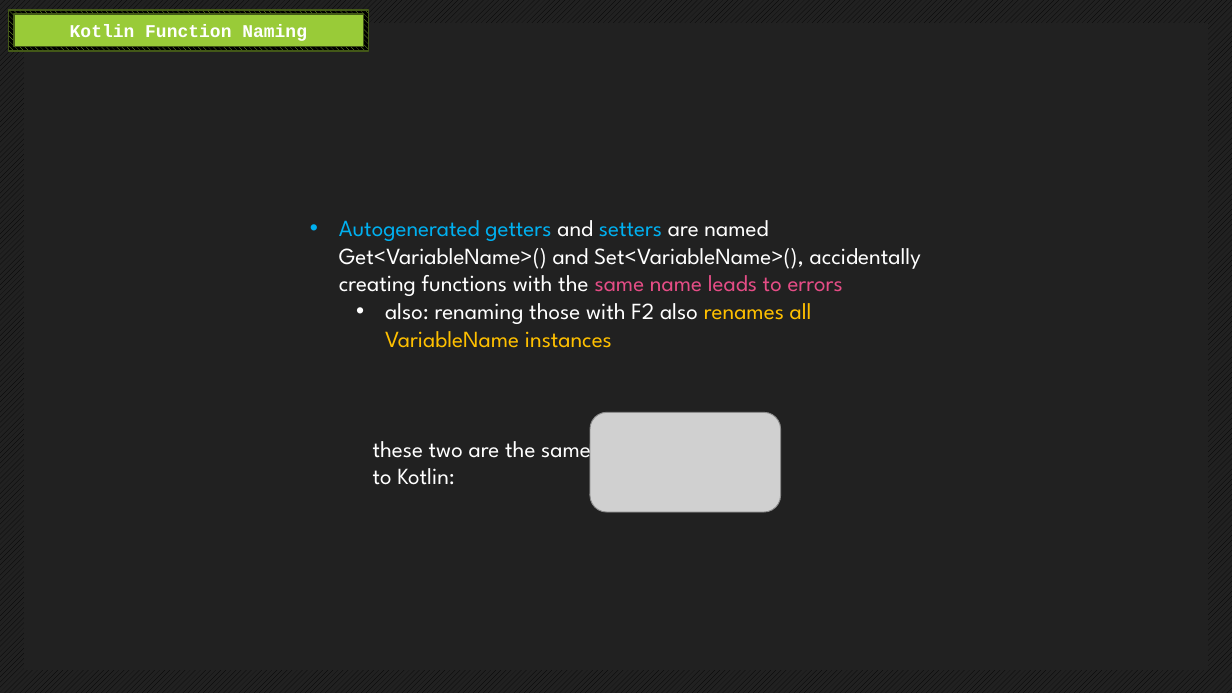
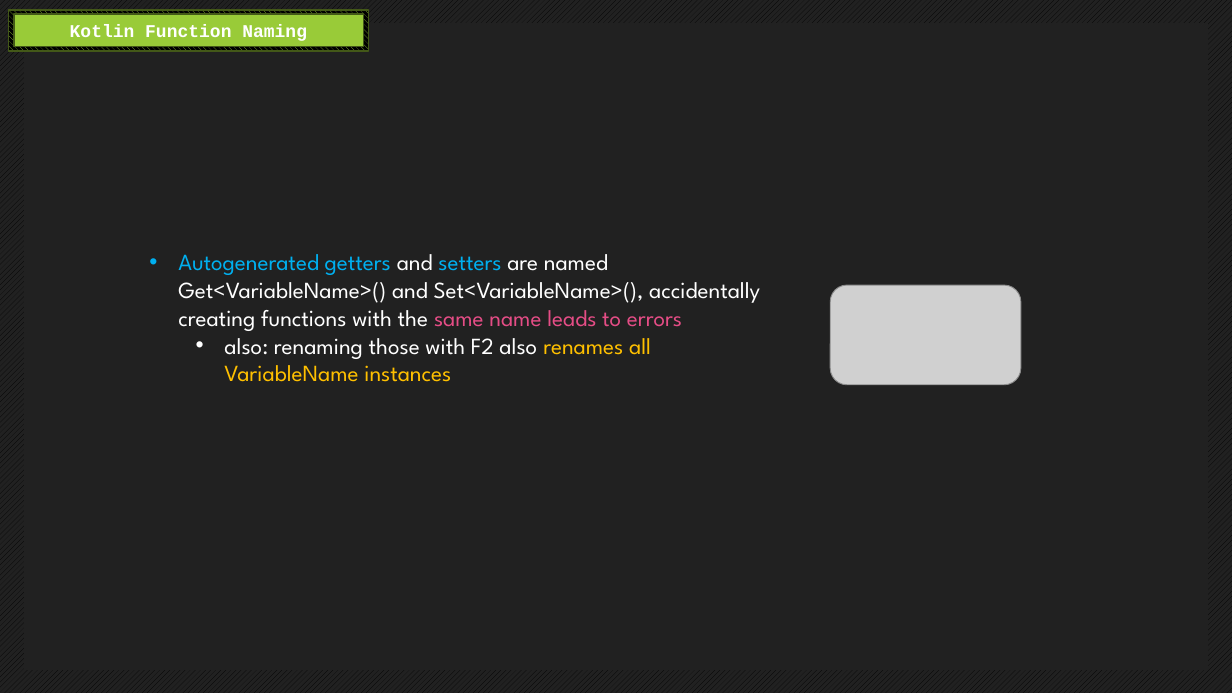
Before and after one commit to endorivium/informational-mastery, a slide deck: slide 29 of KP/1_AbschlussPräsentation/KP_AbschlussPräsentation_Kotlin.pptx (slide 30 before the commit). Drawn at 1232x693 pixels with LibreOffice and Linux fonts; fonts in the diff are those of the drawing; grey boxes stand for pictures. Boxes give left, top, right and bottom in pixels: in the first picture for what was removed or moved away, otherwise in the second. Text is boxed around its words. In the diff, an @@ line names an element or a change of style, - is before the commit and + after.

```diff
--- a/KP/1_AbschlussPräsentation/KP_AbschlussPräsentation_Kotlin.pptx
+++ b/KP/1_AbschlussPräsentation/KP_AbschlussPräsentation_Kotlin.pptx
@@ text "Autogenerated getters and setters are ...": place and size @@
-text "Autogenerated getters and setters are ..." at (339,220,921,348)
+text "Autogenerated getters and setters are ..." at (178,254,760,382)
@@ picture: place and size @@
-picture at (591,412,781,512)
+picture at (831,286,1021,385)
@@ text removed at (373,434,591,485) @@
-these two are the same to Kotlin:
```
Also in this commit, not shown: 5 other slides changed, 2 slides added, 3 slides removed.
